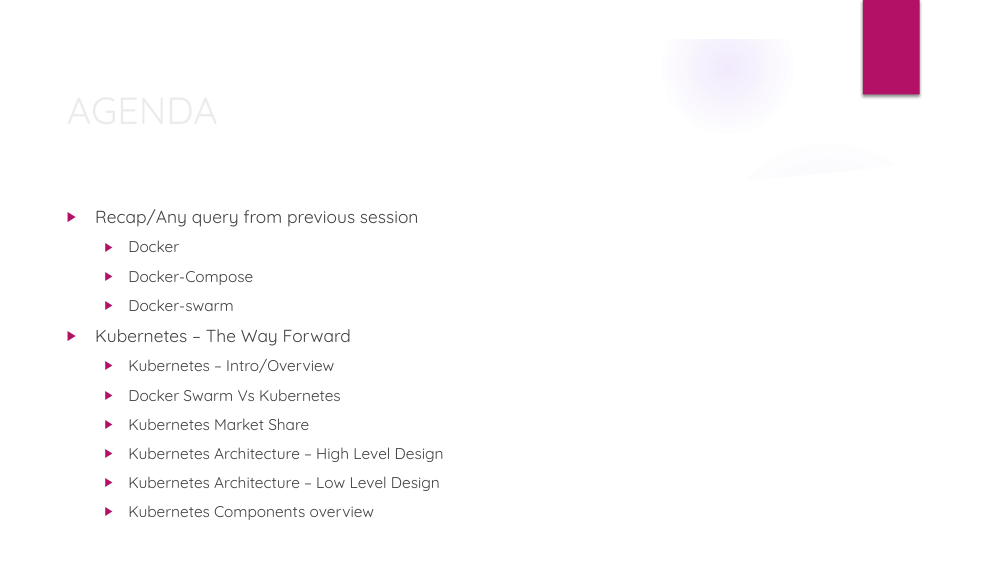
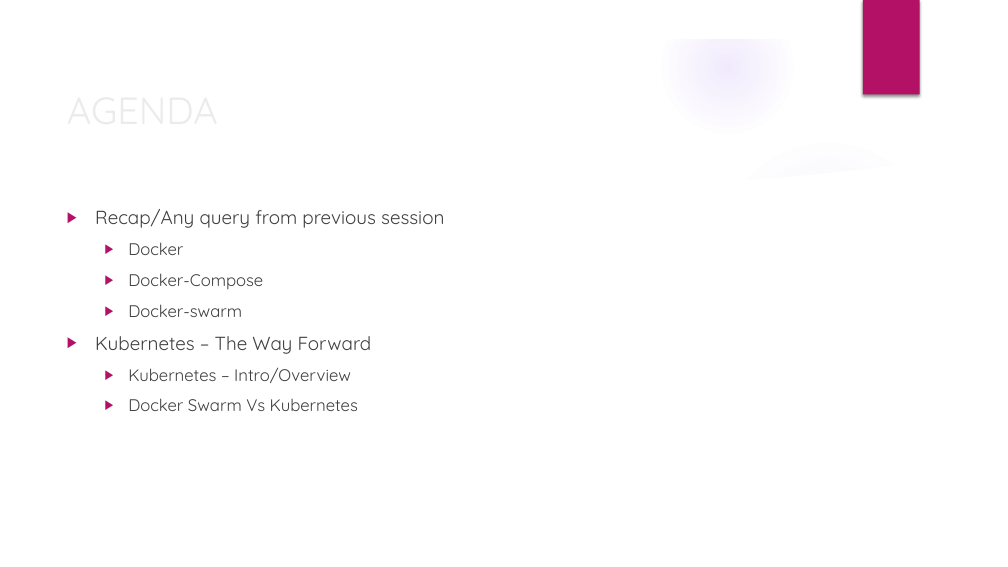
Before and after one commit to deepkumartraining/docker-k8s-April23, a slide deck: slide 2 of Day21/DockerAndKubernetes_Training-Day21.pptx. Drawn at 1008x567 pixels with LibreOffice and Linux fonts; fonts in the diff are those of the drawing; background and template pictures are left out. Boxes give left, top, right and bottom in pixels: in the first picture for what was removed or moved away, otherwise in the second. Text is boxed around its words. In the diff, an @@ line names an element or a change of style, - is before the commit and + after.

```diff
--- a/Day21/DockerAndKubernetes_Training-Day21.pptx
+++ b/Day21/DockerAndKubernetes_Training-Day21.pptx
@@ text "Recap/Any query from previous session" at (x1=95, y1=209, x2=444, y2=411): size 16.6 to 18 pt in "Recap/Any query from previous session", "Kubernetes – The Way Forward"; size 14.8 to 16 pt in "Docker", "Docker-Compose", "Docker-swarm", "Kubernetes – Intro/Overview" and 1 more places @@
@@ text at (x1=128, y1=418, x2=444, y2=520): paragraphs removed @@
-  ▶ Kubernetes Market Share
-  ▶ Kubernetes Architecture – High Level Design
-  ▶ Kubernetes Architecture – Low Level Design
-  ▶ Kubernetes Components overview
```
Also in this commit, not shown: 6 slides removed, 3 other files.
